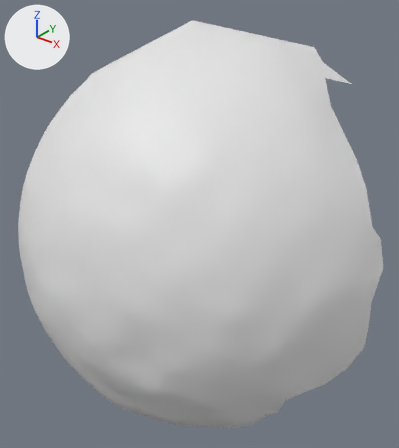
Before and after pictures for a commit that changed the OBJ model res/final/onecam_fullvolume/cleanedup/FullVolium.000270.obj.
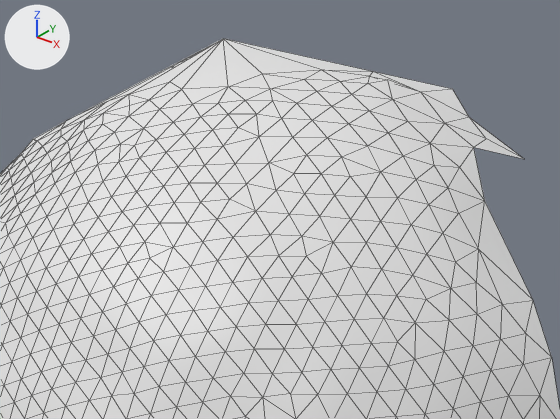
There are two pictures of each version: one whole from a camera (50 mm lens) standing at (-356.3, -293.0, 291.2) and looking at (-471.3, -149.3, 202.1), one close up on the part from 19% to 93% of the width and 0% to 50% of the height. The lights are fixed; the arrows at upper left show +X, +Y and +Z. The close-ups show mesh edges as thin lines. Where no turn or scale is listed for an object, it has been applied to the vertices.

Names of what the first close-up shows: 'FullVolium.000270'.
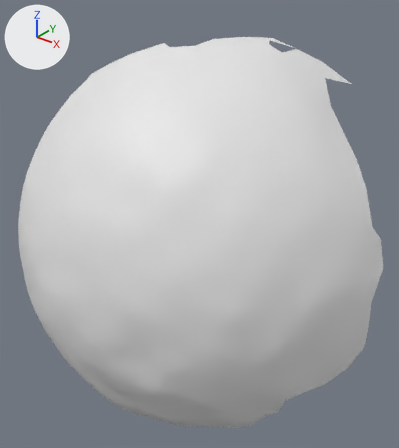
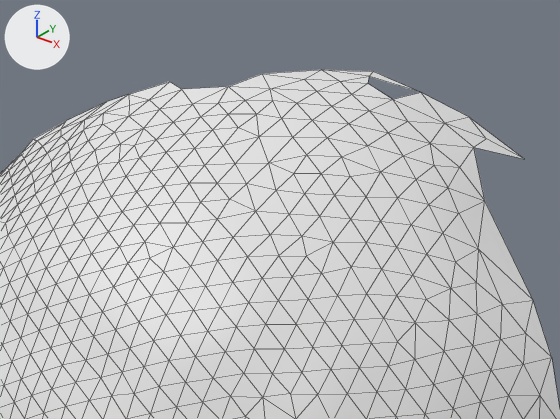
Boxes (x1, y1, x2, y2) around the edits, measured in the close-ups (560 x 419 px):
'FullVolium.000270', reshaped: before (0, 38, 560, 419); after (0, 70, 560, 419)
part 1 of me_fullvolium_000270, deleted: before (68, 38, 469, 120)

Diff of the bpy script that builds the scene:
```diff
--- a/res/final/onecam_fullvolume/cleanedup/FullVolium.000270.obj.py
+++ b/res/final/onecam_fullvolume/cleanedup/FullVolium.000270.obj.py
@@ me_fullvolium_000270 @@
 # used by ob_fullvolium_000270; location = (0.0, 0.0, 0.0)
-me_fullvolium_000270.from_pydata(...)  # 1169 vertices, 2290 faces; spans x -547.8..-404.8, y -204.8..-106.2, z 128.1..268.9
+me_fullvolium_000270.from_pydata(...)  # 1166 vertices, 2273 faces; spans x -547.8..-404.8, y -204.8..-107.3, z 128.1..265.6
+# me_fullvolium_000270 part 1
+# 3 vertices are removed from x -499.5..-453.2, y -122.8..-106.2, z 261.7..268.9
+# 17 faces are deleted
```
